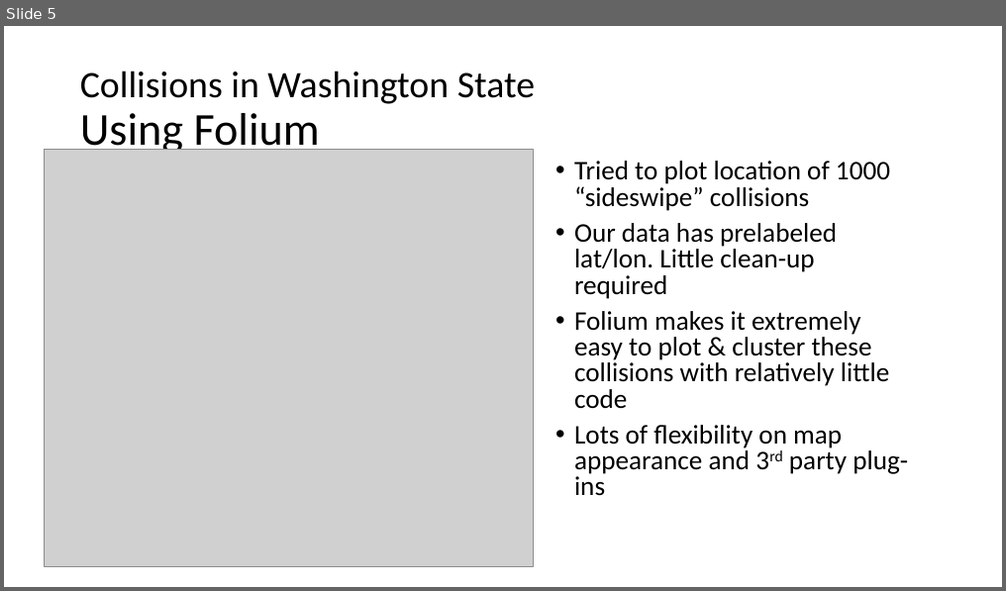
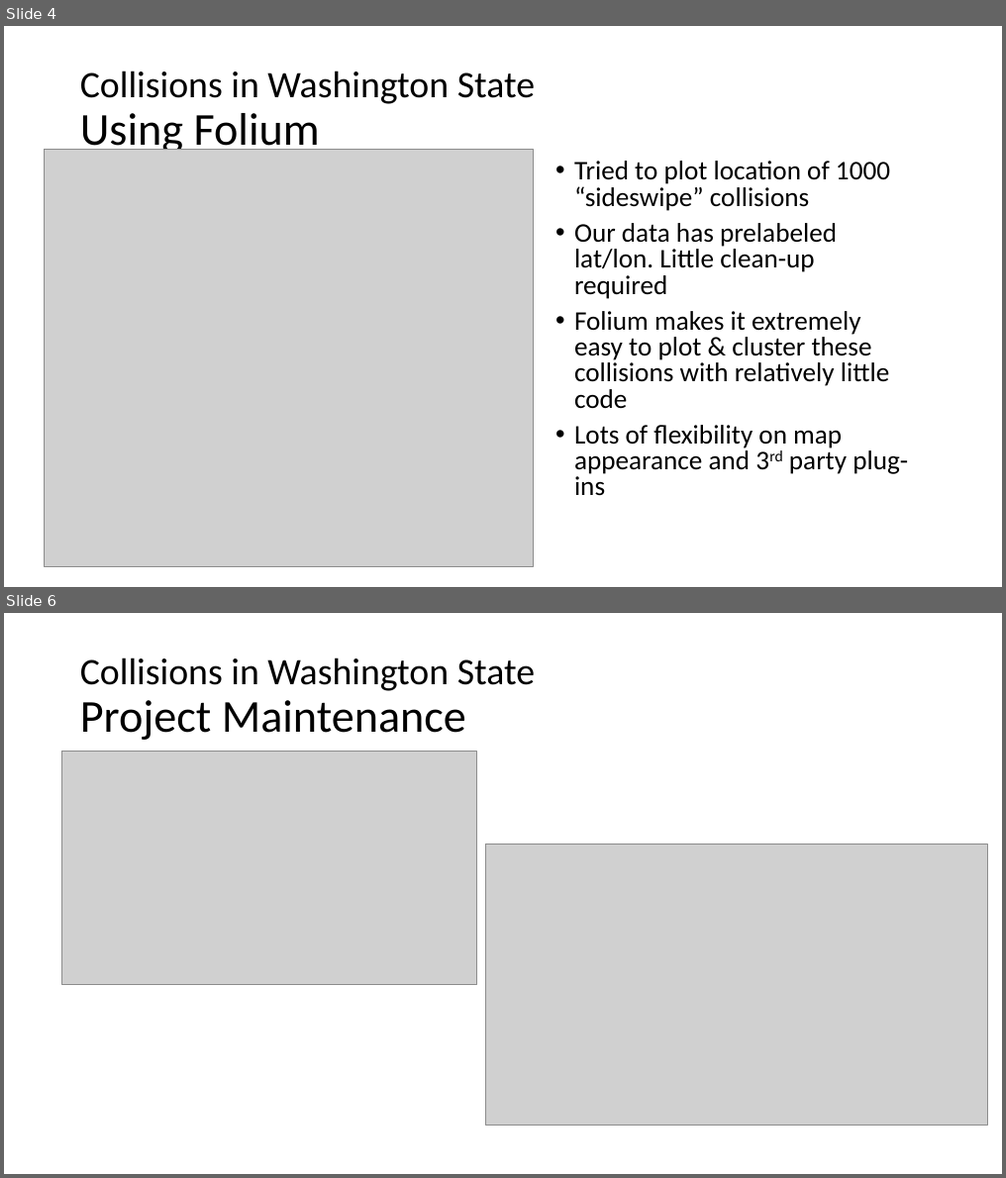
Before and after one commit to gdc3000/wa_collisions, a slide deck: doc/Technology_Review_Presentation.pptx. Shown one above the other, each under a label of ours: slide 5 before the commit, slides 4 and 6 after it; the slides between them are not shown. The pictures are 1006x591 and 1006x1178 pixels, drawn with LibreOffice and Linux fonts; fonts in the diff are those of the drawing; grey boxes stand for pictures. Boxes give left, top, right and bottom in pixels: in the first picture for what was removed or moved away, otherwise in the second. Text is boxed around its words. In the diff, an @@ line names an element or a change of style, - is before the commit and + after.

```diff
--- a/doc/Technology_Review_Presentation.pptx
+++ b/doc/Technology_Review_Presentation.pptx
@@ slide 6 added at (4,613,1002,1174), background #FFFFFF @@
@@ title added at (80,658,535,740), 36 pt, text #000000 @@
+Collisions in Washington State
+Project Maintenance
@@ picture added at (62,752,477,985) @@
@@ picture added at (485,844,987,1126) @@
@@ what was slide 5 is now slide 4 @@
```
Also in this commit, not shown: 1 slide changed, 1 slide removed.
